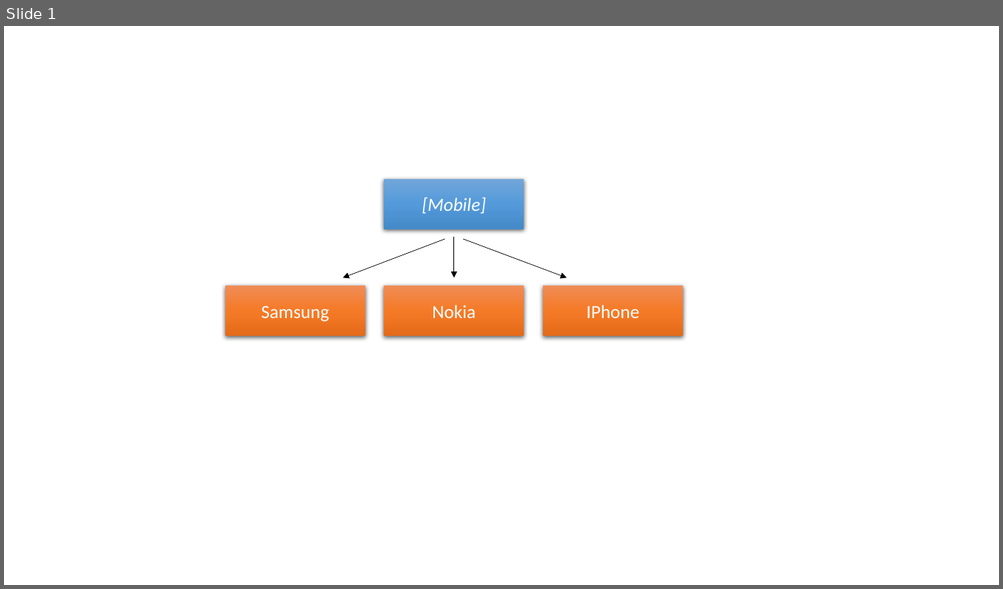
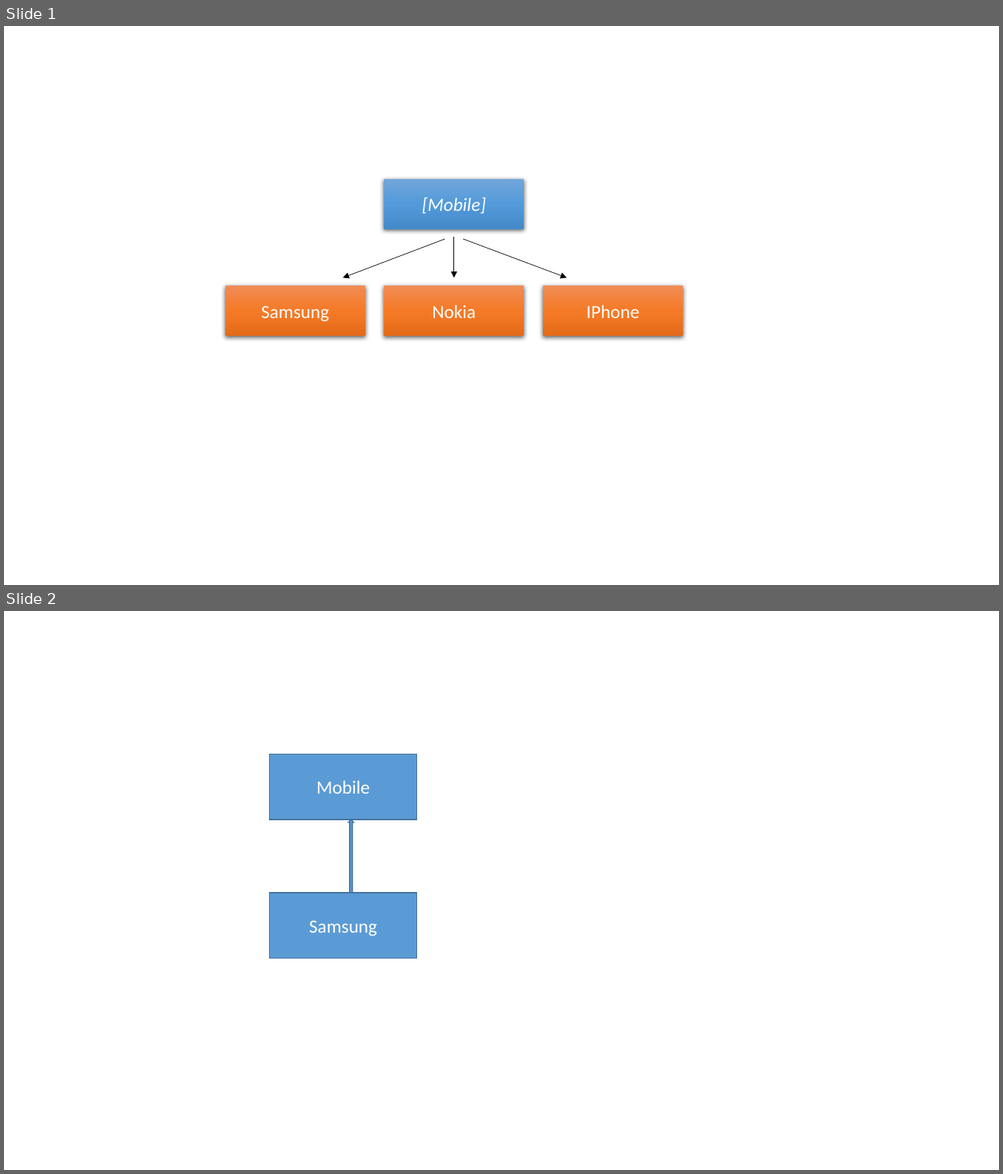
Before and after one commit to linus123/Mentoring-Resources, a slide deck: src/ObjectOrientedProgramming/OOP_Images.pptx. Shown one above the other, each under a label of ours: slide 1 before the commit, slides 1 and 2 after it. The pictures are 1003x589 and 1003x1174 pixels, drawn with LibreOffice and Linux fonts; fonts in the diff are those of the drawing. Boxes give left, top, right and bottom in pixels: in the first picture for what was removed or moved away, otherwise in the second. Text is boxed around its words. In the diff, an @@ line names an element or a change of style, - is before the commit and + after.

```diff
--- a/src/ObjectOrientedProgramming/OOP_Images.pptx
+++ b/src/ObjectOrientedProgramming/OOP_Images.pptx
@@ slide 2 added at [4,611,999,1170], background #FFFFFF @@
@@ rectangle added at [270,755,417,820], fill #5B9BD5, outline #43739E 1 pt, 18 pt, text #FFFFFF @@
+Mobile
@@ up arrow added at [348,820,353,893], fill #5B9BD5, outline #43739E 1 pt @@
@@ rectangle added at [270,893,417,959], fill #5B9BD5, outline #43739E 1 pt, 18 pt, text #FFFFFF @@
+Samsung
```
Also in this commit, not shown: 2 other slides added, 1 other file.
